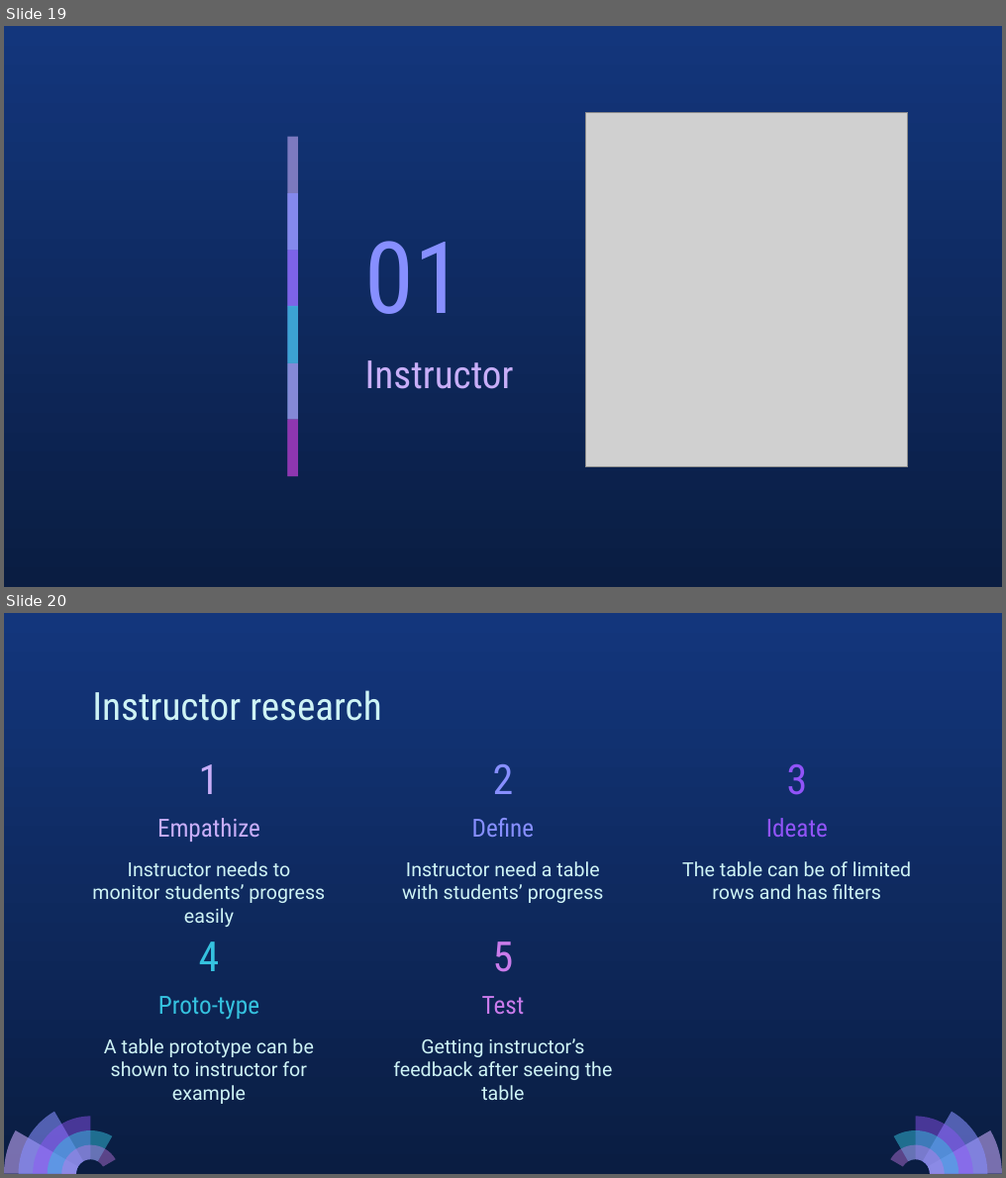
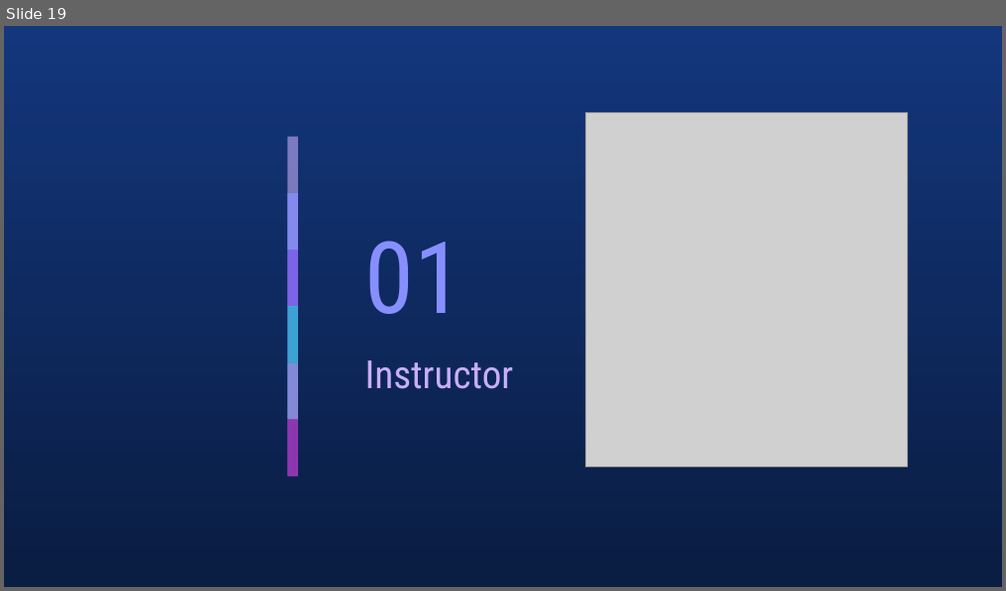
Before and after one commit to Abdullahaml1/cse608-assignments, a slide deck: Assignment_2/Assignment_2_presentation.pptx. Shown one above the other, each under a label of ours: slides 19 and 20 before the commit, slide 19 after it. The pictures are 1006x1178 and 1006x591 pixels, drawn with LibreOffice and Linux fonts; fonts in the diff are those of the drawing; grey boxes stand for pictures. Boxes give left, top, right and bottom in pixels: in the first picture for what was removed or moved away, otherwise in the second. Text is boxed around its words. In the diff, an @@ line names an element or a change of style, - is before the commit and + after.

Commit message:
adding user research and some modifications

```diff
--- a/Assignment_2/Assignment_2_presentation.pptx
+++ b/Assignment_2/Assignment_2_presentation.pptx
@@ slide 20 removed at (4,613,1002,1174), background gradient #13367C to #0A1D42 @@
@@ title removed at (92,690,381,721) @@
-Instructor research
@@ title removed at (199,764,220,794) @@
-1
@@ title removed at (493,764,514,794) @@
-2
@@ title removed at (787,764,808,795) @@
-3
@@ subtitle removed at (157,818,260,842) @@
-Empathize
@@ subtitle removed at (472,818,534,837) @@
-Define
@@ subtitle removed at (766,818,828,837) @@
-Ideate
@@ subtitle removed at (92,861,325,927) @@
-Instructor needs to monitor students’ progress easily
@@ subtitle removed at (402,861,604,903) @@
-Instructor need a table with students’ progress
@@ subtitle removed at (682,861,911,899) @@
-The table can be of limited rows and has filters
@@ title removed at (199,942,220,971) @@
-4
@@ title removed at (493,942,514,972) @@
-5
@@ subtitle removed at (158,996,259,1020) @@
-Proto-type
@@ subtitle removed at (482,996,525,1015) @@
-Test
@@ subtitle removed at (104,1039,313,1104) @@
-A table prototype can be shown to instructor for example
@@ subtitle removed at (393,1039,613,1100) @@
-Getting instructor’s feedback after seeing the table
@@ group removed at (4,1112,116,1174): 5 freeform shapes @@
@@ group removed at (890,1112,1002,1174): 5 freeform shapes @@
```
Also in this commit, not shown: 21 slides changed, 4 slides added, 3 other slides removed, 4 other files.
